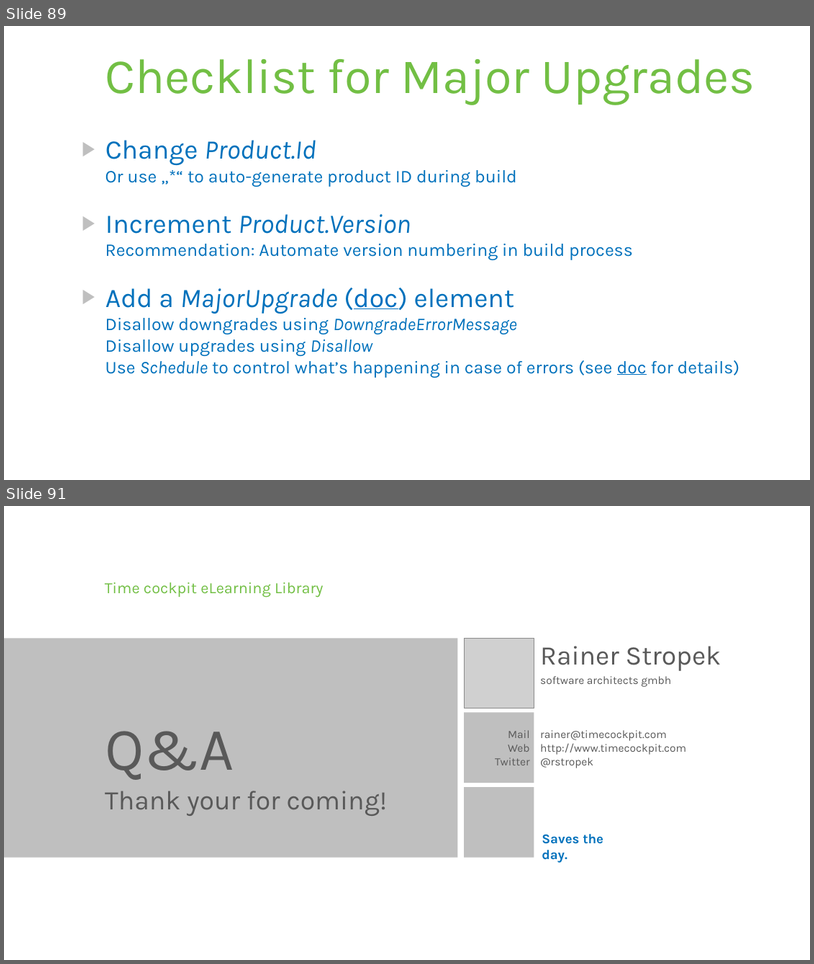
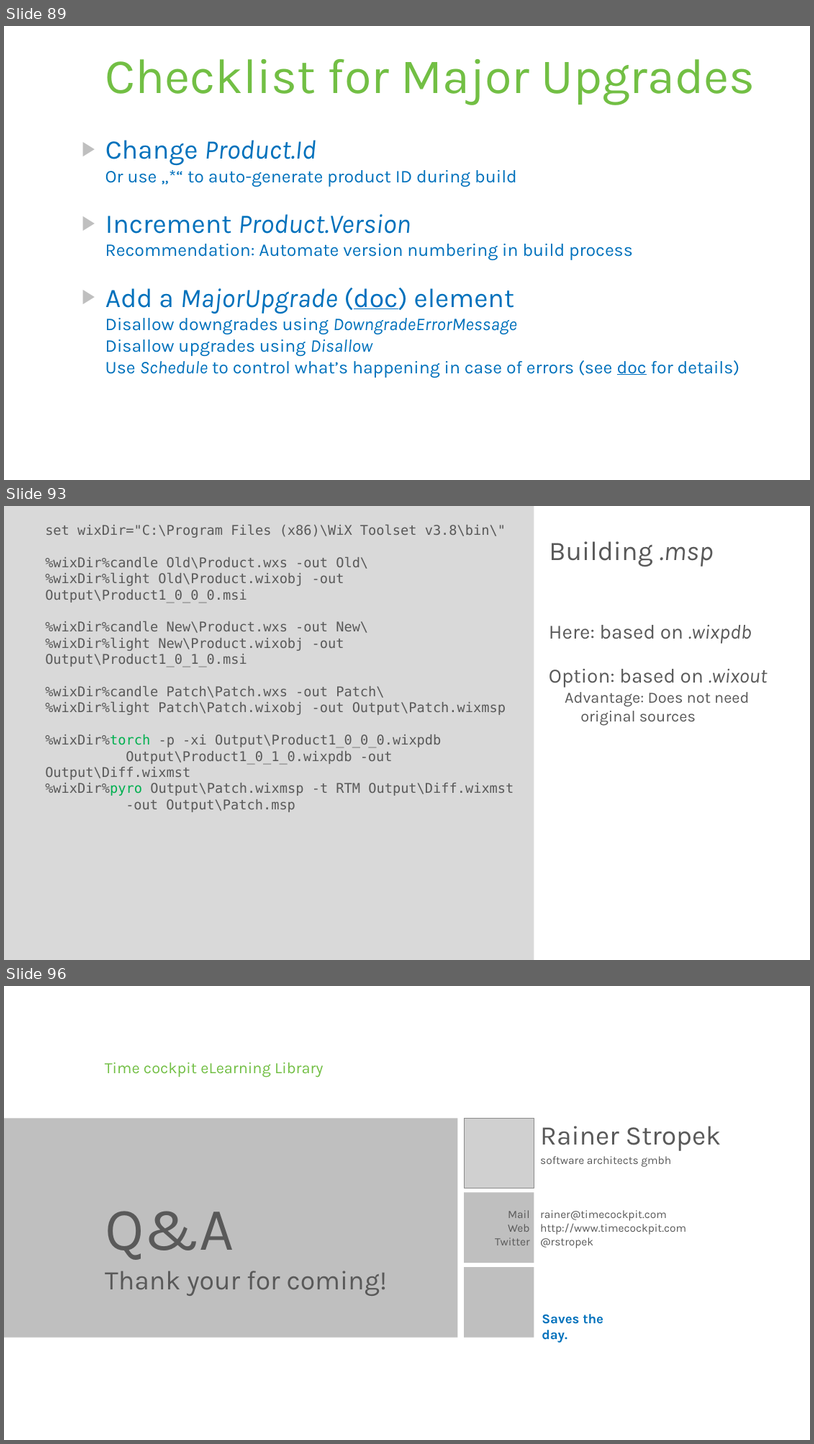
Before and after one commit to rstropek/Samples, a slide deck: WiXSamples/Slides/WiX - Installer Framework.pptx. Shown one above the other, each under a label of ours: slides 89 and 91 before the commit, slides 89, 93 and 96 after it; the slides between them are not shown. The pictures are 814x964 and 814x1444 pixels, drawn with LibreOffice and Linux fonts; fonts in the diff are those of the drawing; grey boxes stand for pictures; background and template pictures are left out. Boxes give left, top, right and bottom in pixels: in the first picture for what was removed or moved away, otherwise in the second. Text is boxed around its words. In the diff, an @@ line names an element or a change of style, - is before the commit and + after.

```diff
--- a/WiXSamples/Slides/WiX - Installer Framework.pptx
+++ b/WiXSamples/Slides/WiX - Installer Framework.pptx
@@ slide 93 added at (4, 506, 810, 960), background #FFFFFF @@
@@ rectangle added at (4, 506, 534, 959), fill #D9D9D9 @@
@@ text added at (45, 525, 514, 812), 12 pt, text #595959 @@
+set wixDir="C:\Program Files (x86)\WiX Toolset v3.8\bin\"
+%wixDir%candle Old\Product.wxs -out Old\
+%wixDir%light Old\Product.wixobj -out Output\Product1_0_0_0.msi
+%wixDir%candle New\Product.wxs -out New\
+%wixDir%light New\Product.wixobj -out Output\Product1_0_1_0.msi
+%wixDir%candle Patch\Patch.wxs -out Patch\
+%wixDir%light Patch\Patch.wixobj -out Output\Patch.wixmsp
+%wixDir%torch -p -xi Output\Product1_0_0_0.wixpdb
+Output\Product1_0_1_0.wixpdb -out Output\Diff.wixmst
+%wixDir%pyro Output\Patch.wixmsp -t RTM Output\Diff.wixmst
+-out Output\Patch.msp
@@ title added at (549, 541, 714, 566), 24 pt, text #595959 @@
+Building .msp
@@ text added at (549, 625, 768, 726), 18 pt, text #595959 @@
+Here: based on .wixpdb
+Option: based on .wixout
+  Advantage: Does not need original sources
@@ what was slide 91 is now slide 96 @@
```
Also in this commit, not shown: 2 slides changed, 4 other slides added, 9 other files.
